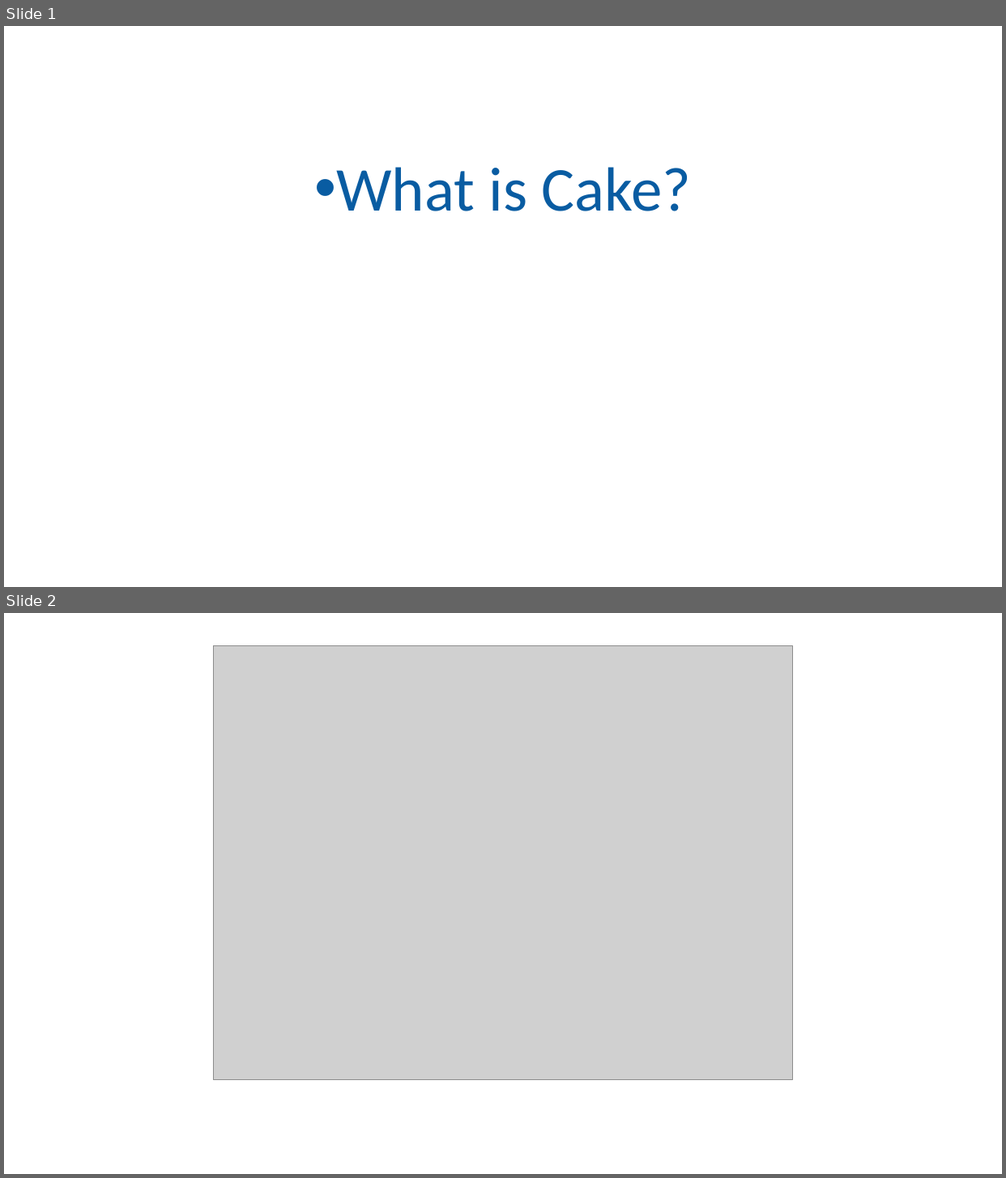
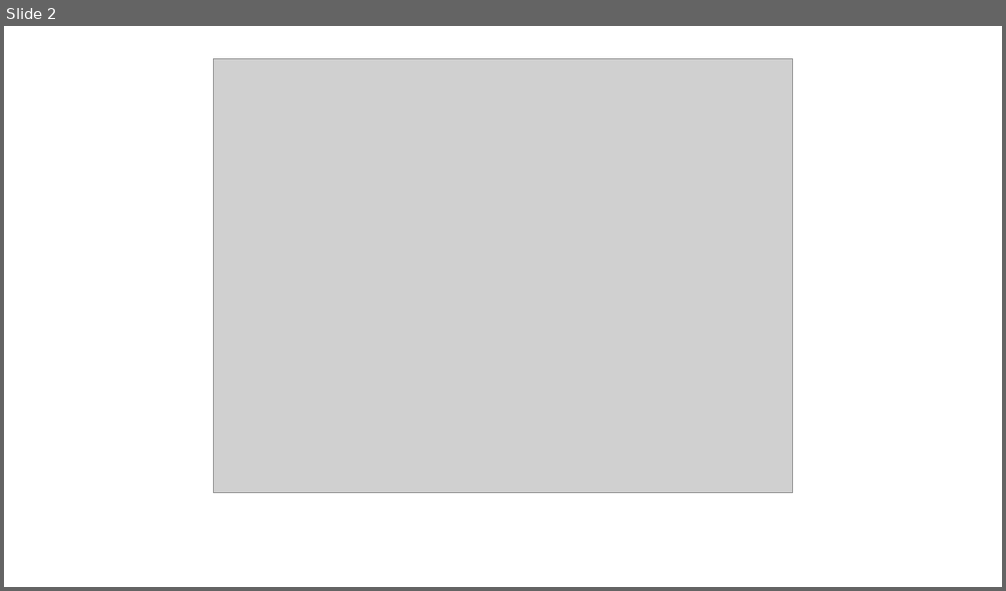
Before and after one commit to osoykan/Samples, a slide deck: cake-build/cake.pptx. Shown one above the other, each under a label of ours: slides 1 and 2 before the commit, slide 2 after it. The pictures are 1006x1178 and 1006x591 pixels, drawn with LibreOffice and Linux fonts; fonts in the diff are those of the drawing; grey boxes stand for pictures. Boxes give left, top, right and bottom in pixels: in the first picture for what was removed or moved away, otherwise in the second. Text is boxed around its words. In the diff, an @@ line names an element or a change of style, - is before the commit and + after.

```diff
--- a/cake-build/cake.pptx
+++ b/cake-build/cake.pptx
@@ slide 1 removed at [4,26,1002,587], background #FFFFFF @@
@@ text removed at [336,167,691,211] @@
-• What is Cake?
```
Also in this commit, not shown: 2 slides changed, 3 slides added, 1 other slide removed.
